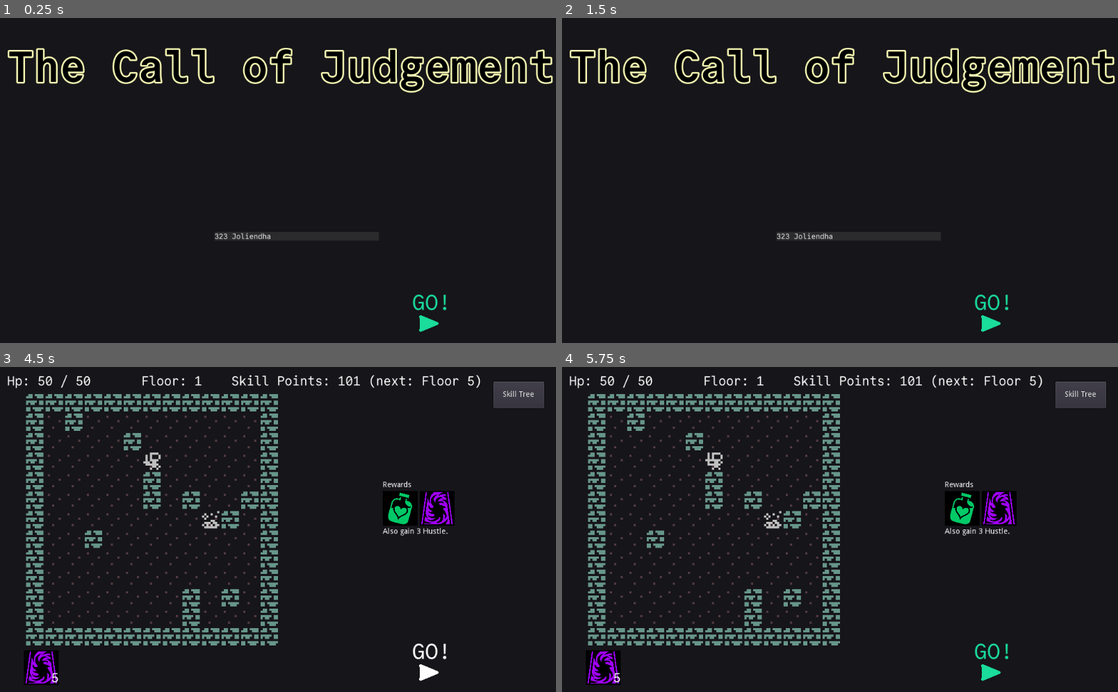
Above: before the commit, frames 1-4 (two rows, left to right).
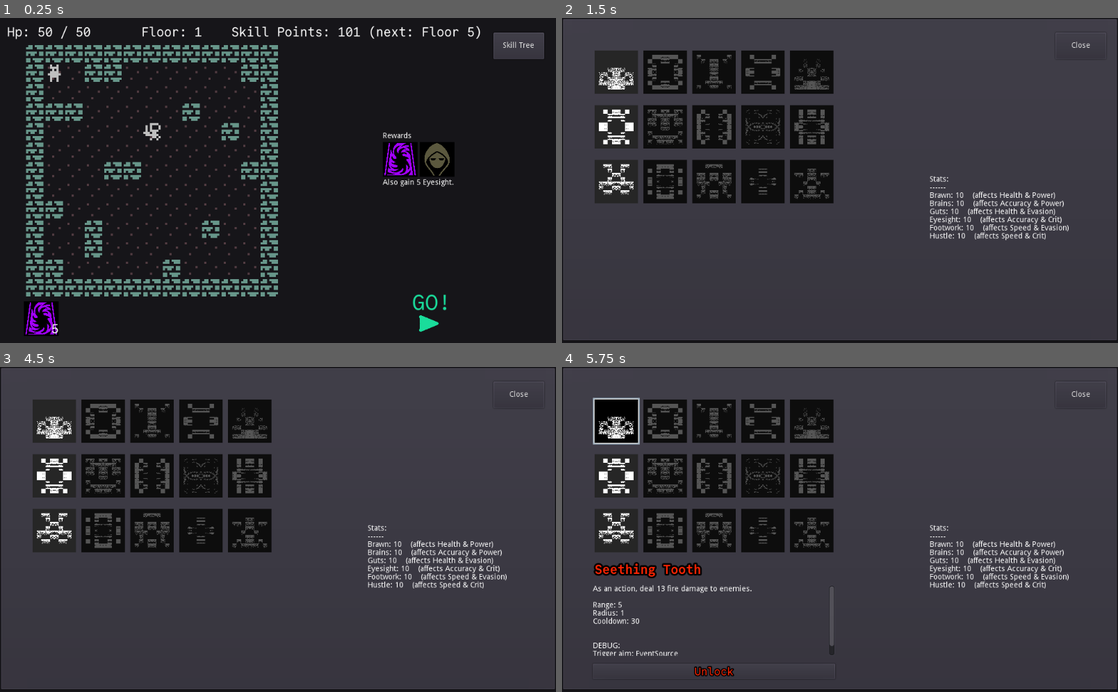
Above: after the commit, the same moments.

Repository: redxaxder/7DRL2024
Game: Godot game, scene res://main.tscn
Two runs of this game, one before a commit and one after it. Both use one fixed random seed, a clock stepped at 60 frames per second and the inputs below.
Inputs (mouse positions are in pixels of both pictures, inside the frame that each line leads up to; where the layout moved, square brackets give the same spot in the first picture):
- Up to frame 1 (0.25 s): no input
- Up to frame 2 (1.5 s): click (1079, 47) at 0.5 s, where only the run after the commit has a clickable "Skill Tree"; click (1090, 323) at 1.25 s, where only the run before the commit has a clickable "RESTART"
- Up to frame 3 (4.5 s): click (528, 672) at 2 s, where only the run before the commit has a clickable "RESTART"; click (528, 672) at 2.75 s, where only the run before the commit has a clickable "RESTART"; click (428, 666) [294, 584] at 3.5 s; click (428, 666) at 4.25 s
- Up to frame 4 (5.75 s): click (617, 422) at 5.02 s

The runs differ from the first frame. In frame 1, 16% of the frame differs, in the area x 1-100%, y 2-98%; in frame 2, 86%; in frame 3, 86%; in frame 4, 86%, in the area x 0-100%, y 0-100%.

Commit message:
victory record

Diff:
--- a/Title.gd
+++ b/Title.gd
@@ -3,7 +3,17 @@
 const LogLine = preload("res://playback/log_line.tscn")
 
 signal select
-func add_unlocked_line(i: int):
+
+func set_victory(is_victory: bool):
+	if get_node_or_null("Title"): $Title.visible = !is_victory
+	if get_node_or_null("victorytext"): $victorytext.visible = is_victory
+
+func mark_won(i: int):
+	for unlockline in get_node("%unlocks").get_children():
+		if unlockline.payload == i:
+			unlockline.modulate = Color(0.623529, 0.788235, 0.035294)
+
+func add_unlocked_line(i: int, did_win: bool):
 	var unlocks = get_node("%unlocks")
 	var unlockline = LogLine.instance()
 	unlocks.add_child(unlockline)
@@ -11,6 +21,8 @@
 	unlockline.set_label(str(i," ", treename))
 	unlockline.connect("pressed", self, "log_click", [i])
 	unlockline.payload = i
+	if did_win:
+		unlockline.modulate = Color(0.623529, 0.788235, 0.035294)
 
 func log_click(id: int):
 	emit_signal("select", id)
--- a/Title.tscn
+++ b/Title.tscn
@@ -12,6 +12,10 @@
 outline_size = 3
 outline_color = Color( 0.984314, 0.992157, 0.717647, 1 )
 use_filter = true
+font_data = ExtResource( 3 )
+
+[sub_resource type="DynamicFont" id=5]
+size = 75
 font_data = ExtResource( 3 )
 
 [sub_resource type="DynamicFont" id=3]
@@ -39,14 +43,28 @@
 custom_fonts/font = SubResource( 2 )
 text = "The Call of Judgement"
 
+[node name="victorytext" type="Label" parent="."]
+visible = false
+anchor_left = 0.5
+anchor_right = 0.5
+margin_left = -168.0
+margin_top = 150.0
+margin_right = 168.0
+margin_bottom = 238.0
+custom_colors/font_color = Color( 0.623529, 0.788235, 0.0352941, 1 )
+custom_fonts/font = SubResource( 5 )
+text = "Victory"
+align = 1
+valign = 1
+
 [node name="ScrollContainer" type="ScrollContainer" parent="."]
 anchor_left = 0.5
 anchor_top = 1.0
 anchor_right = 0.5
 anchor_bottom = 1.0
-margin_left = -117.0
+margin_left = -151.5
 margin_top = -205.0
-margin_right = 186.0
+margin_right = 151.5
 
 [node name="unlocks" type="VBoxContainer" parent="ScrollContainer"]
 unique_name_in_owner = true
--- a/data/meta.gd
+++ b/data/meta.gd
@@ -3,6 +3,7 @@
 
 export var is_fresh: bool = true
 export var unlocked: Dictionary = {}
+export var won: Dictionary = {}
 
 const PATH = "user://meta.tres"
 
@@ -17,6 +18,13 @@
 		if !unlocked.get(it, false):
 			unlocked[it] = true
 			break
+	return self
+
+func did_win(id: int) -> bool:
+	return won.get(id, false)
+
+func win(id: int) -> Resource:
+	won[id] = true
 	return self
 
 func get_unlocked() -> Array:
--- a/main.gd
+++ b/main.gd
@@ -65,11 +65,12 @@
 
 	var title = get_node("%Title")
 	title.connect("select", self, "title_select")
-	mark_unfresh()
-	unlock_today()
-	for i in load_meta().get_unlocked():
+	var meta = load_meta()
+	meta.unlock_today()
+	meta.save()
+	for i in meta.get_unlocked():
 		if selected < 0: selected = i
-		title.add_unlocked_line(i)
+		title.add_unlocked_line(i, meta.did_win(i))
 
 	title.pick_something()
 	update_button_visibility()
@@ -78,11 +79,15 @@
 	timer.start(0.5)
 # warning-ignore:return_value_discarded
 	timer.connect("timeout", self, "transfer_reward")
+	if meta.is_fresh:
+		meta.is_fresh = false
+		meta.save()
+		new_game()
+
 
 var selected = -1
 func title_select(i: int):
 	selected = i
-	print(selected)
 
 
 func _process(delta):
@@ -209,6 +214,7 @@
 		make_encounter()
 	else:
 		gameover = true
+		get_node("%Title").set_victory(false)
 		update_button_visibility()
 
 func sneak():
@@ -230,6 +236,13 @@
 
 func make_encounter(use_seed: int = 0):
 	progress += 1
+	if progress > 100:
+		load_meta().win(selected).save()
+		gameover = true
+		get_node("%Title").set_victory(true)
+		get_node("%Title").mark_won(selected)
+		update_button_visibility()
+		return
 	has_seen_end = false
 	update_skill_points()
 	get_node("%FloorNumber").text = "Floor: " + str(progress)
@@ -404,13 +417,13 @@
 	driver.tick()
 
 
-func is_fresh() -> bool:
-	return load_meta().is_fresh
-
-func mark_unfresh():
-	var m = load_meta()
-	m.is_fresh = false
-	m.save()
+#func is_fresh() -> bool:
+#	return load_meta().is_fresh
+
+#func mark_unfresh():
+#	var m = load_meta()
+#	m.is_fresh = false
+#	m.save()
 
 func load_meta() -> Meta:
 	var m = ResourceLoader.load(Meta.PATH)
Not shown: 1 places in Title.tscn that only renumber resources
Not shown, changed: wishlist
